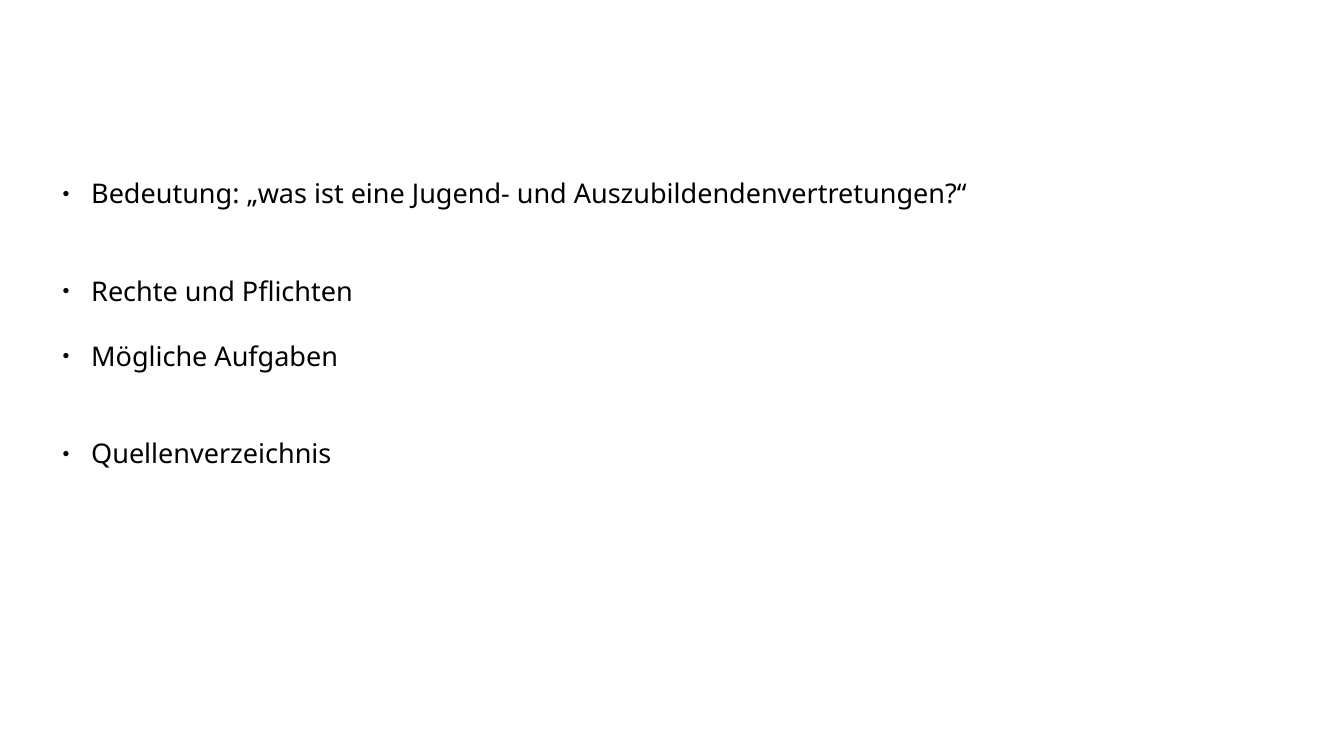
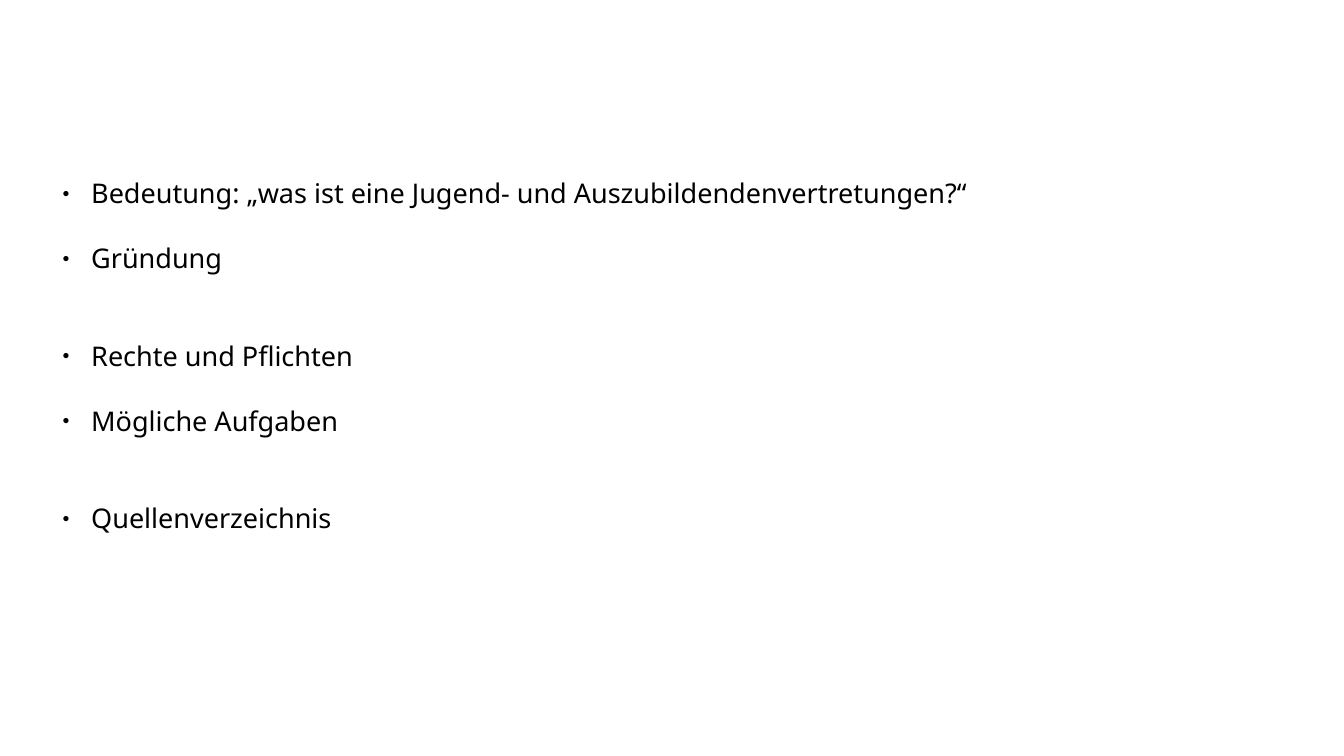
Before and after one commit to Quanterm/Mitbestimmung-im-Betrieb, a slide deck: slide 2 of Jugend- und Auszubildendenvertretungen.odp. Drawn at 1344x756 pixels with LibreOffice and Linux fonts; fonts in the diff are those of the drawing; background and template pictures are left out. Boxes give left, top, right and bottom in pixels: in the first picture for what was removed or moved away, otherwise in the second. Text is boxed around its words. In the diff, an @@ line names an element or a change of style, - is before the commit and + after.

```diff
--- a/Jugend- und Auszubildendenvertretungen.odp
+++ b/Jugend- und Auszubildendenvertretungen.odp
@@ text at <box>91,247,222,275</box>: paragraph added @@
+● Gründung
```
Also in this commit, not shown: 4 other files.
